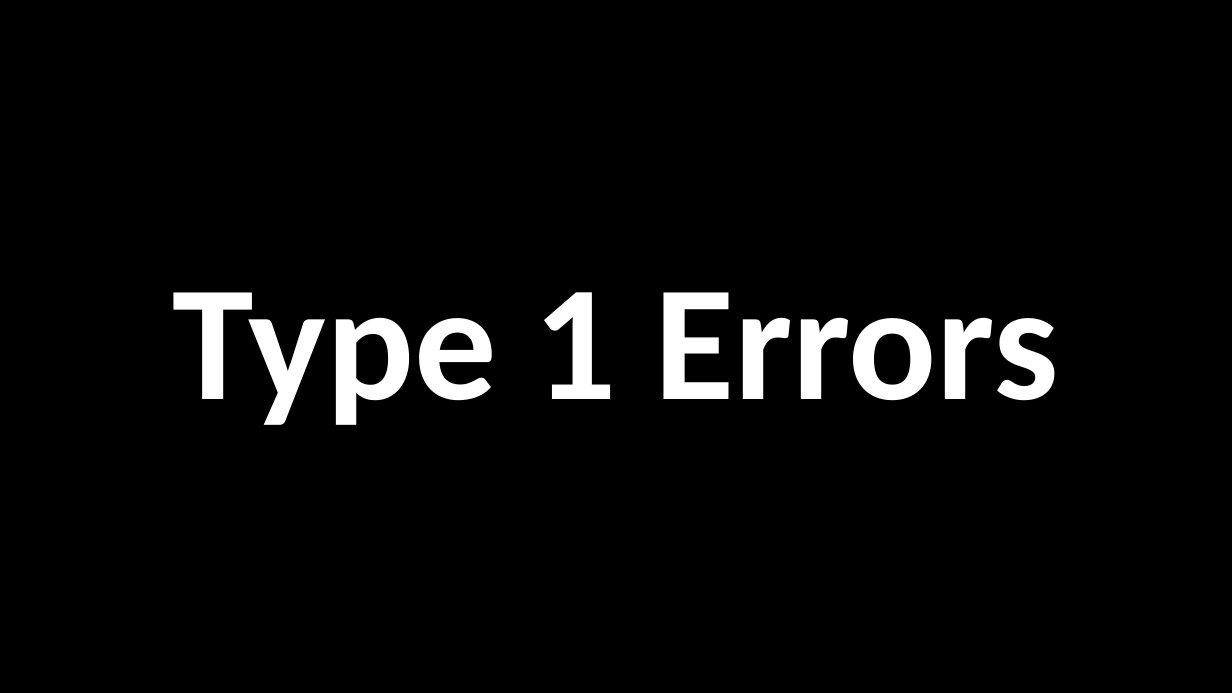
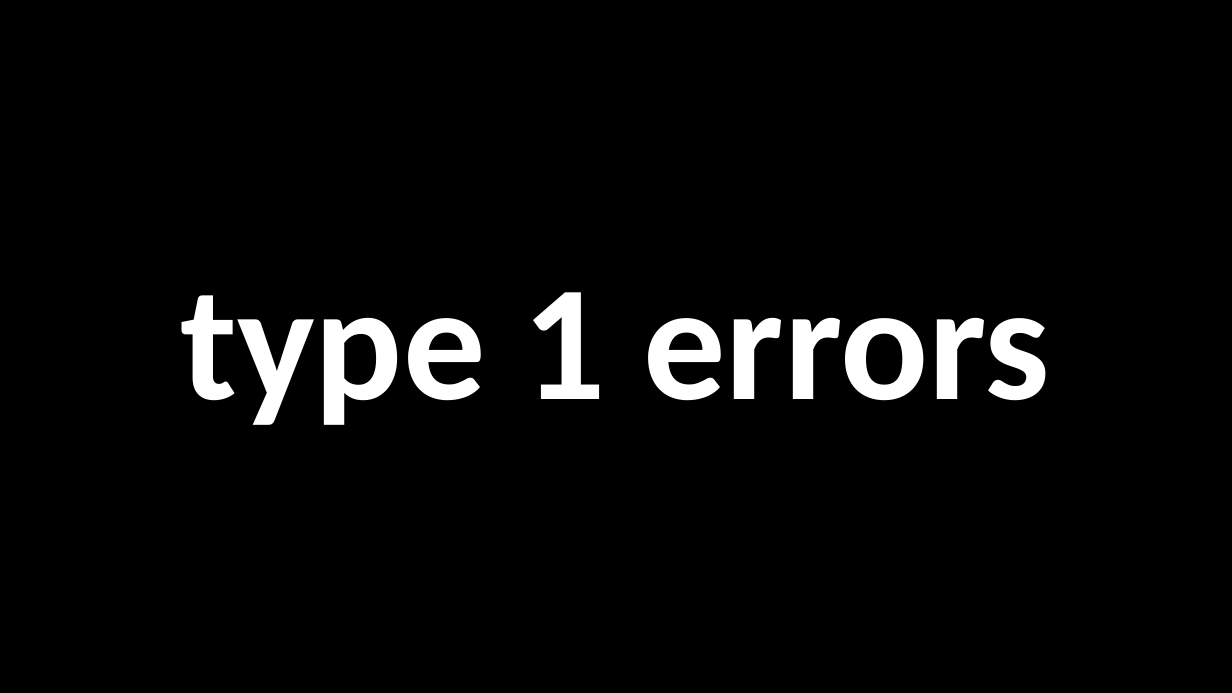
Before and after one commit to nicklalone/CIST_2500, a slide deck: slide 14 of ppts/Week 07 - Tuesday.pptx. Drawn at 1232x693 pixels with LibreOffice and Linux fonts; fonts in the diff are those of the drawing. Boxes give left, top, right and bottom in pixels: in the first picture for what was removed or moved away, otherwise in the second. Text is boxed around its words. In the diff, an @@ line names an element or a change of style, - is before the commit and + after.

```diff
--- a/ppts/Week 07 - Tuesday.pptx
+++ b/ppts/Week 07 - Tuesday.pptx
@@ title at (x1=180, y1=292, x2=1050, y2=425): text changed @@
-Type 1 Errors
+type 1 errors
```
Also in this commit, not shown: 9 other slides changed, 1 other file.
